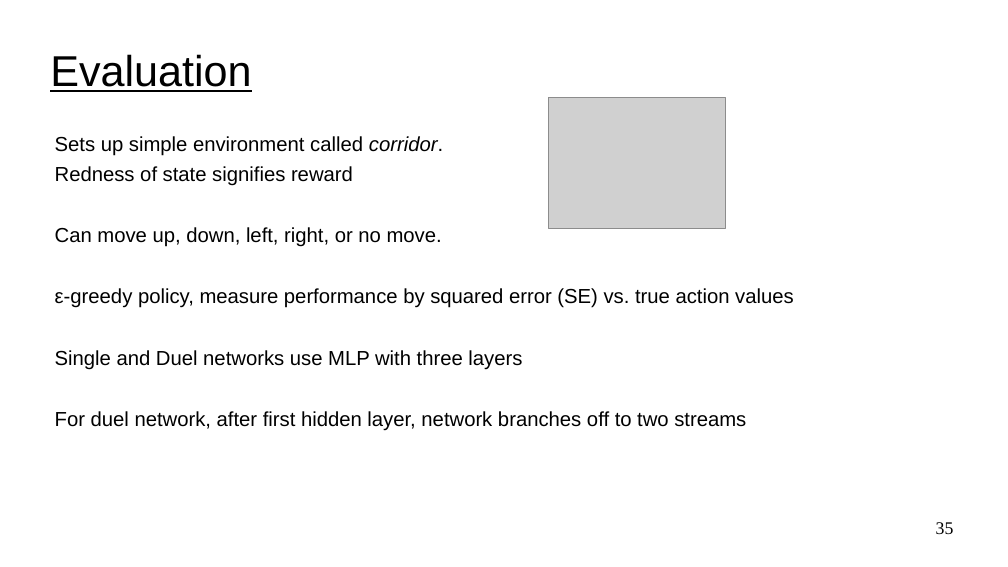
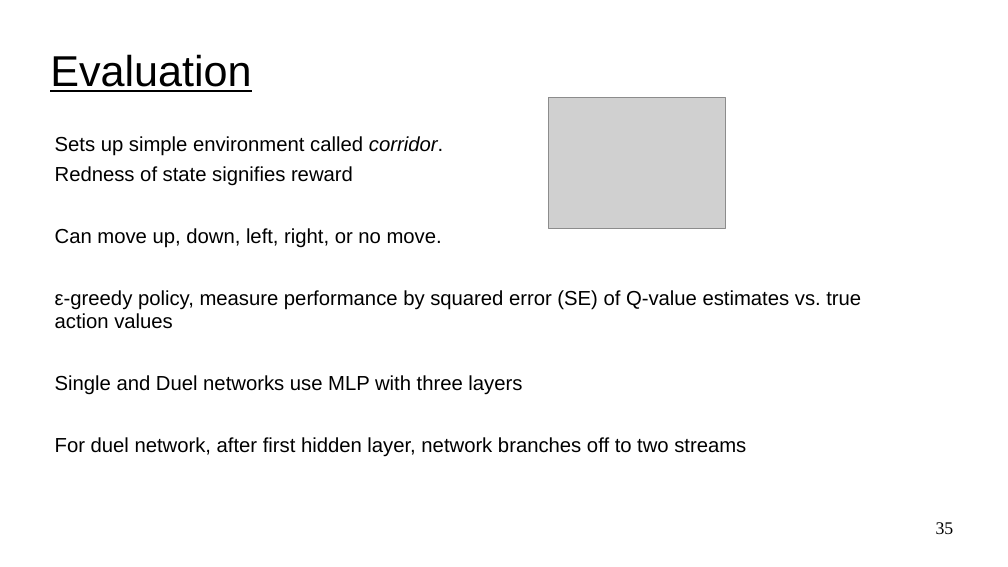
Before and after one commit to UVADS/reinforcement_learning, a slide deck: slide 35 of 06_deep_q_networks_extensions/dqn_extensions.ppt. Drawn at 1008x567 pixels with LibreOffice and Linux fonts; fonts in the diff are those of the drawing; grey boxes stand for pictures. Boxes give left, top, right and bottom in pixels: in the first picture for what was removed or moved away, otherwise in the second. Text is boxed around its words. In the diff, an @@ line names an element or a change of style, - is before the commit and + after.

```diff
--- a/06_deep_q_networks_extensions/dqn_extensions.ppt
+++ b/06_deep_q_networks_extensions/dqn_extensions.ppt
@@ text at [55,290,861,329]: text changed @@
-ε-greedy policy, measure performance by squared error (SE) vs. true action values
+ε-greedy policy, measure performance by squared error (SE) of Q-value estimates vs. true action values
```
Also in this commit, not shown: 2 other slides changed, 1 slide added.
